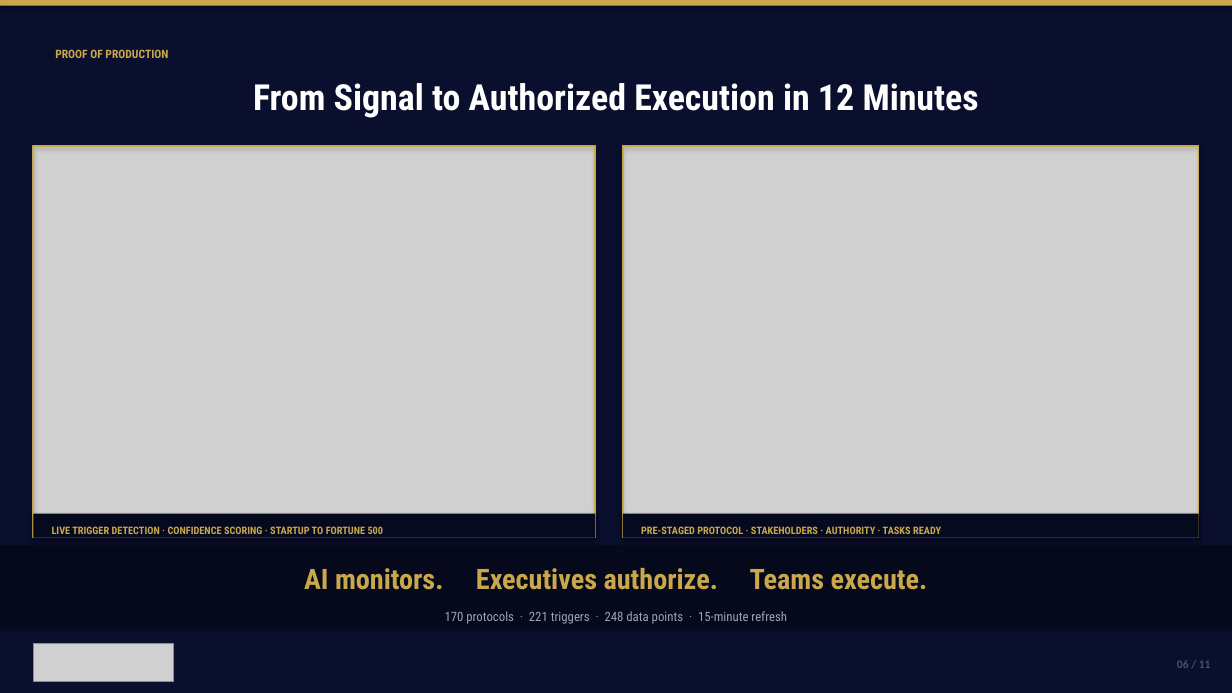
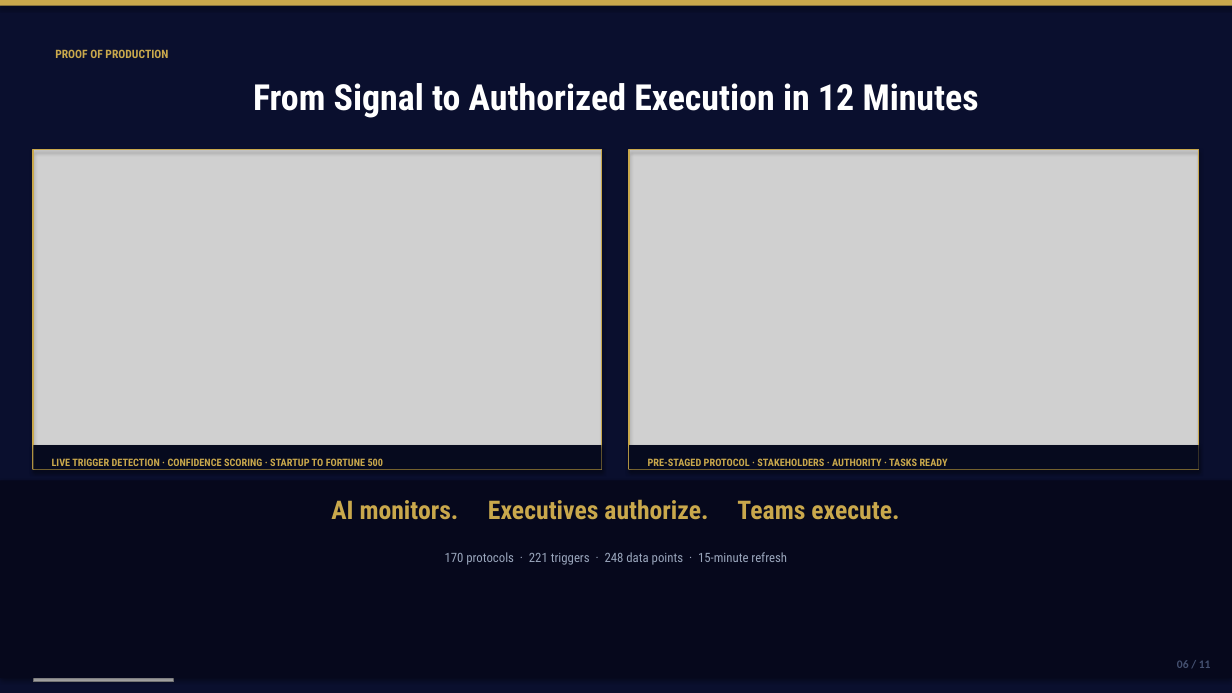
Before and after one commit to mbrunke18/CodePlatform1, a slide deck: slide 6 of attached_assets/VaughnMartin-Investor-Pitch-Deck-v10.pptx. Drawn at 1232x693 pixels with LibreOffice and Linux fonts; fonts in the diff are those of the drawing; grey boxes stand for pictures. Boxes give left, top, right and bottom in pixels: in the first picture for what was removed or moved away, otherwise in the second. Text is boxed around its words. In the diff, an @@ line names an element or a change of style, - is before the commit and + after.

```diff
--- a/attached_assets/VaughnMartin-Investor-Pitch-Deck-v10.pptx
+++ b/attached_assets/VaughnMartin-Investor-Pitch-Deck-v10.pptx
@@ picture: place and size @@
-picture at [33, 146, 595, 538]
+picture at [33, 150, 602, 470]
@@ rectangle: place and size @@
-rectangle at [33, 146, 595, 538]
+rectangle at [33, 150, 602, 470]
@@ picture: place and size @@
-picture at [623, 146, 1199, 538]
+picture at [629, 150, 1199, 470]
@@ rectangle: place and size @@
-rectangle at [623, 146, 1199, 538]
+rectangle at [629, 150, 1199, 470]
@@ rectangle: place and size @@
-rectangle at [33, 514, 595, 538]
+rectangle at [33, 445, 602, 470]
@@ rectangle: place and size @@
-rectangle at [623, 514, 1199, 538]
+rectangle at [629, 445, 1199, 470]
@@ text "LIVE TRIGGER DETECTION · CONFIDENCE ...": place and size @@
-text "LIVE TRIGGER DETECTION · CONFIDENCE ..." at [52, 526, 384, 538]
+text "LIVE TRIGGER DETECTION · CONFIDENCE ..." at [52, 458, 384, 470]
@@ text "PRE-STAGED PROTOCOL · STAKEHOLDERS · ..." rewrapped from [641, 526, 941, 534] to [648, 458, 948, 470] @@
@@ rectangle: place and size @@
-rectangle at [0, 545, 1232, 628]
+rectangle at [0, 481, 1232, 678]
@@ text "AI monitors. Executives authorize. Teams ...": place and size @@
-text "AI monitors. Executives authorize. Teams ..." at [304, 568, 928, 590]
+text "AI monitors. Executives authorize. Teams ..." at [331, 499, 899, 520]
@@ text "AI monitors. Executives authorize. Teams ..." at [331, 499, 899, 520]: size 22 to 20 pt @@
@@ text "170 protocols · 221 triggers ...": place and size @@
-text "170 protocols · 221 triggers ..." at [445, 611, 787, 624]
+text "170 protocols · 221 triggers ..." at [445, 552, 787, 565]
```
Also in this commit, not shown: 1 other slide changed, 3 other files.
